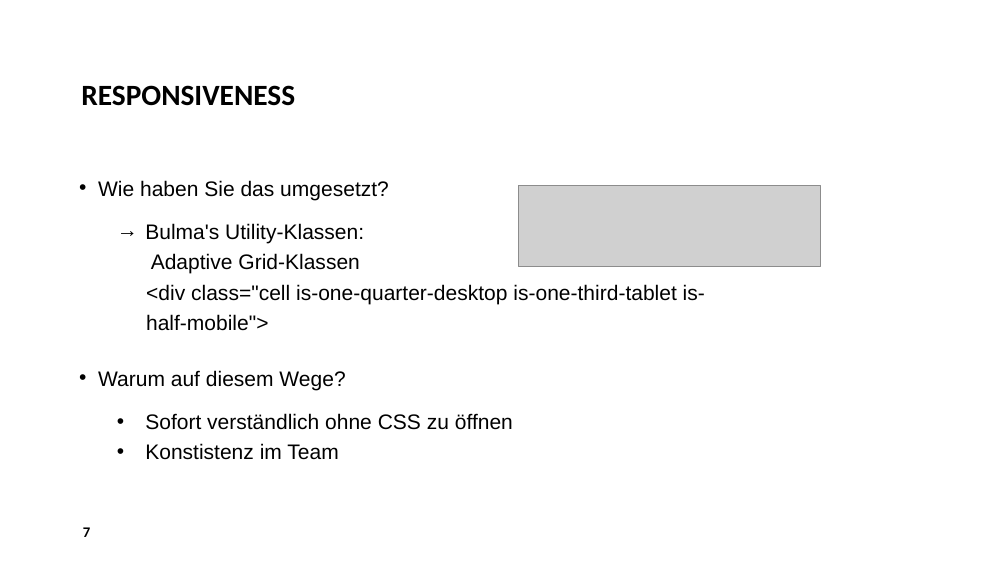
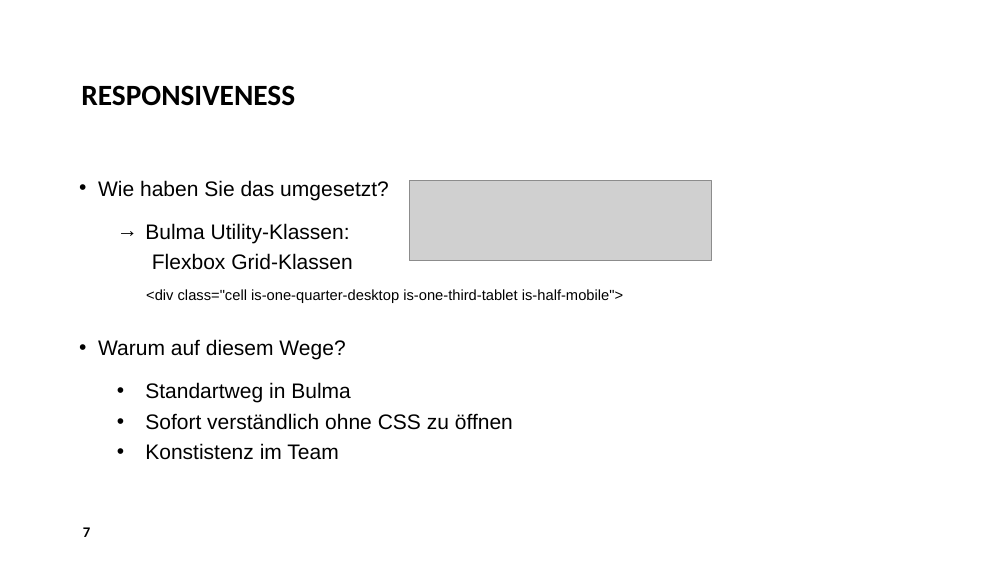
Before and after one commit to patricjenni/kochrezepte, a slide deck: slide 7 of docs/Präsentation_Kochrezepte.pptx. Drawn at 1008x567 pixels with LibreOffice and Linux fonts; fonts in the diff are those of the drawing; grey boxes stand for pictures; background and template pictures are left out. Boxes give left, top, right and bottom in pixels: in the first picture for what was removed or moved away, otherwise in the second. Text is boxed around its words. In the diff, an @@ line names an element or a change of style, - is before the commit and + after.

```diff
--- a/docs/Präsentation_Kochrezepte.pptx
+++ b/docs/Präsentation_Kochrezepte.pptx
@@ picture: place and size @@
-picture at box(519, 185, 821, 266)
+picture at box(409, 180, 712, 261)
@@ text at box(145, 223, 623, 303): text changed; size 20 to 14 pt @@
-  → Bulma's Utility-Klassen:
-  Adaptive Grid-Klassen
-  <div class="cell is-one-quarter-desktop is-one-third-tablet is-
-  half-mobile">
+  → Bulma Utility-Klassen:
+  Flexbox Grid-Klassen
+  <div class="cell is-one-quarter-desktop is-one-third-tablet is-half-mobile">
@@ text at box(145, 382, 351, 403): paragraph added @@
+  • Standartweg in Bulma
```
Also in this commit, not shown: 7 other slides changed, 9 slides removed.
